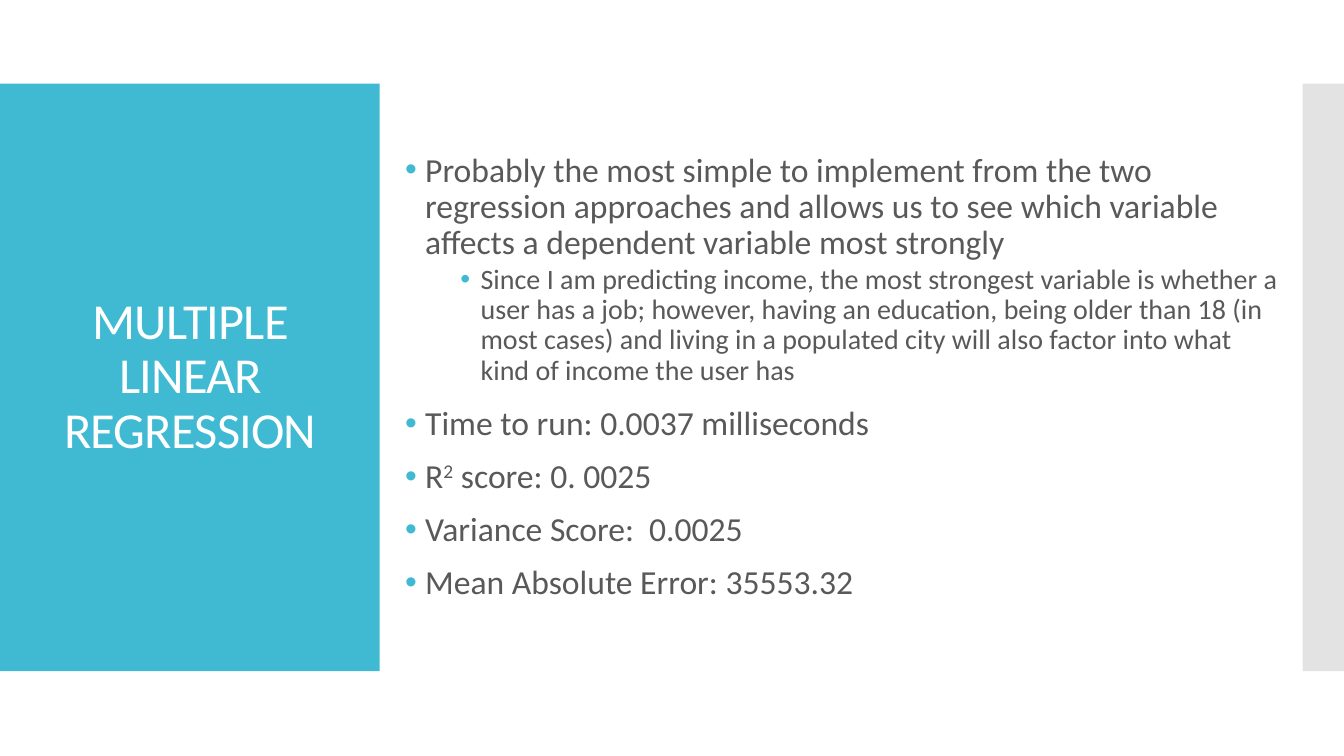
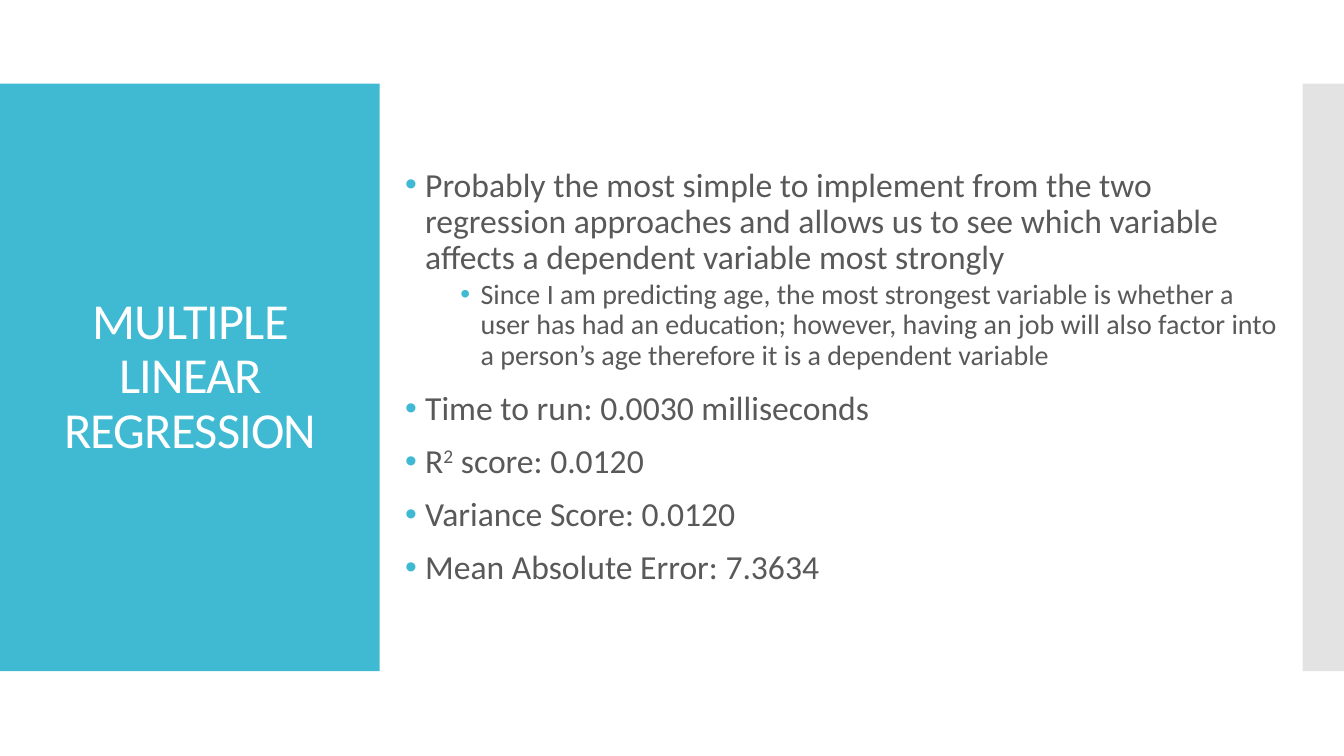
Before and after one commit to puneetsran/date-a-scientist, a slide deck: slide 17 of capstone_starter/date-a-scientist_PUNEET_SRAN.pptx (slide 15 before the commit). Drawn at 1344x756 pixels with LibreOffice and Linux fonts; fonts in the diff are those of the drawing. Boxes give left, top, right and bottom in pixels: in the first picture for what was removed or moved away, otherwise in the second. Text is boxed around its words. In the diff, an @@ line names an element or a change of style, - is before the commit and + after.

```diff
--- a/capstone_starter/date-a-scientist_PUNEET_SRAN.pptx
+++ b/capstone_starter/date-a-scientist_PUNEET_SRAN.pptx
@@ text at [425,284,1277,579]: text changed @@
-  • Since I am predicting income, the most strongest variable is whether a user has a job; however, having an education, being older than 18 (in most cases) and living in a populated city will also factor into what kind of income the user has
-• Time to run: 0.0037 milliseconds
-• R2 score: 0. 0025
-• Variance Score: 0.0025
-• Mean Absolute Error: 35553.32
+  • Since I am predicting age, the most strongest variable is whether a user has had an education; however, having an job will also factor into a person’s age therefore it is a dependent variable
+• Time to run: 0.0030 milliseconds
+• R2 score: 0.0120
+• Variance Score: 0.0120
+• Mean Absolute Error: 7.3634
```
Also in this commit, not shown: 16 other slides changed, 3 slides added, 3 other files.
